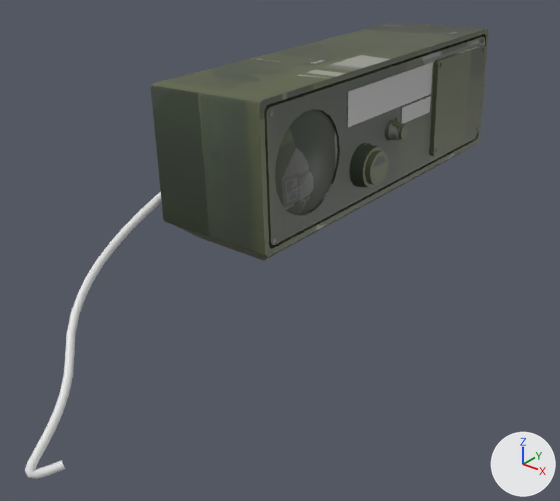
Two versions of the FBX model Assets/_Assets/Models/RadioUnit_01.fbx, one commit apart.
The view is the same before and after, from a 50 mm camera at (8.05, -2.05, 13.92) aimed at (3.31, 3.87, 10.25). Arrows for +X, +Y and +Z are at lower right; the lights stay in place. The picture after the commit comes second. Where no turn or scale is listed for an object, it has been applied to the vertices.

In view in the first picture: 'blankPlate_v1', 'radioCord_v1', 'radioTuner_v1', 'radioVol_v1', 'radio_base_v1'.
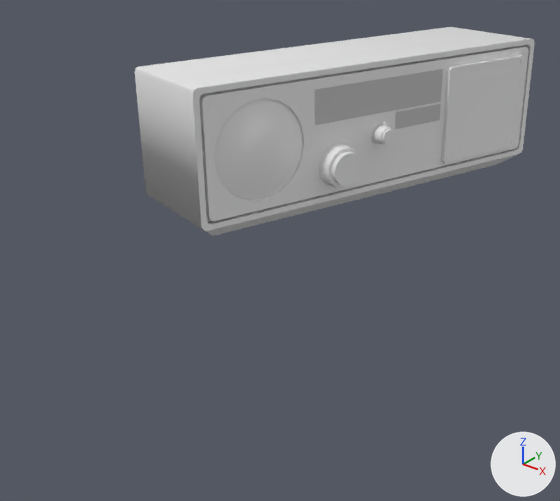
Diff of the bpy script that builds the scene:
```diff
--- a/Assets/_Assets/Models/RadioUnit_01.fbx.py
+++ b/Assets/_Assets/Models/RadioUnit_01.fbx.py
@@ mat_1 @@
+mat_1 = principled_material('1')
+mat_1.base_color = (0.8, 0.8, 0.8)  # white #e7e7e7
@@ me_cylinder_127 @@
 me_cylinder_127.from_pydata(...)  # 110 vertices, 89 faces; spans x -0.139..0.139, y -0.235..0.235, z -0.238..0.238
-me_cylinder_127.materials.append(mat_basemod_color_001)  # picture img_centermonitor_base_base_color_png
@@ me_cylinder_102 @@
 me_cylinder_102.from_pydata(...)  # 148 vertices, 137 faces; spans x -0.052..0.052, y -0.557..0.557, z -0.593..0.593
-me_cylinder_102.materials.append(mat_basemod_color_001)  # picture img_centermonitor_base_base_color_png
@@ me_cube_195 @@
 # used by ob_radio_base_v1; location = (3.38, 5.06, 11.39); rotation_euler = (1.571, 0.0, -3.142), in degrees (90, 0, -180)
-me_cube_195.from_pydata(...)  # 379 vertices, 315 faces; spans x -0.63..0.82, y -0.82..0.82, z -2.21..2.21
-me_cube_195.materials.append(mat_screens_001)  # grey #b5b5b5
+me_cube_195.from_pydata(...)  # 379 vertices, 315 faces; spans x -0.63..0.82, y -0.74..0.82, z -2.21..2.21
+# me_cube_195 part 1: the loose piece of 45 vertices spanning x -0.63..-0.5, y -0.44..0.61, z -2.04..-1.01 is moved by (0.0, 0.04, 0.0)
+# me_cube_195 part 2: 44 of the vertices in x -0.57..-0.49, y -0.42..0.59, z -2.03..-1.02 are moved by (0.0, 0.04, 0.0)
+# me_cube_195 part 3: 16 of the vertices in x -0.57..-0.37, y -0.81..-0.51, z -2.21..-1.99 are moved by (0.0, 0.08, 0.0)
+# me_cube_195 part 4: 16 of the vertices in x -0.58..-0.38, y -0.81..-0.51, z 1.99..2.2 are moved by (0.0, 0.08, 0.0)
+# me_cube_195 part 5: 3 of the vertices in x 0.48..0.77, y -0.82..-0.65, z -2.19..-1.99 are moved by (0.0, 0.08, 0.0)
+# me_cube_195 part 6: all 313 faces that had it switch from mat_basemod_color_001 (picture img_centermonitor_base_base_color_png) to mat_1 (white #e7e7e7)
+# other edits to the shape of me_cube_195 do not show in these pictures
+me_cube_195.materials.append(mat_2)  # grey #bcbcbc
@@ me_cylinder_126 @@
 me_cylinder_126.from_pydata(...)  # 136 vertices, 116 faces; spans x -0.07..0.07, y -0.118..0.118, z -0.101..0.101
-me_cylinder_126.materials.append(mat_basemod_color_001)  # picture img_centermonitor_base_base_color_png
@@ ob_radiovol_v1 @@
 ob_radiovol_v1 = bpy.data.objects.new('radioVol_v1', me_cylinder_127)
-ob_radiovol_v1.location = (4.02, 4.44, 11.2)
-ob_radiovol_v1.rotation_euler = (1.571, 0.0, -3.142)  # degrees (90, 0, -180)
+ob_radiovol_v1.location = (3.81, 4.27, 11.2)
+ob_radiovol_v1.rotation_euler = (1.571, 0.0, 2.809)  # degrees (90, 0, 161)
@@ ob_radiocord_v1 @@
-ob_radiocord_v1 = bpy.data.objects.new('radioCord_v1', me_béziercurve_019)
@@ ob_blankplate_v1 @@
 ob_blankplate_v1 = bpy.data.objects.new('blankPlate_v1', me_cylinder_102)
-ob_blankplate_v1.location = (3.97, 6.49, 11.48)
-ob_blankplate_v1.rotation_euler = (1.571, 0.0, -3.142)  # degrees (90, 0, -180)
+ob_blankplate_v1.location = (4.42, 6.21, 11.5)
+ob_blankplate_v1.rotation_euler = (1.571, 0.0, 2.809)  # degrees (90, 0, 161)
+ob_blankplate_v1.scale = (0.97, 0.97, 0.97)
@@ ob_radio_base_v1 @@
 ob_radio_base_v1 = bpy.data.objects.new('radio_base_v1', me_cube_195)
-ob_radio_base_v1.location = (3.38, 5.06, 11.39)
-ob_radio_base_v1.rotation_euler = (1.571, 0.0, -3.142)  # degrees (90, 0, -180)
+ob_radio_base_v1.location = (3.41, 5.06, 11.39)
+ob_radio_base_v1.rotation_euler = (1.571, 0.0, 2.809)  # degrees (90, 0, 161)
@@ ob_radiotuner_v1 @@
 ob_radiotuner_v1 = bpy.data.objects.new('radioTuner_v1', me_cylinder_126)
-ob_radiotuner_v1.location = (4.04, 4.99, 11.47)
-ob_radiotuner_v1.rotation_euler = (1.571, 0.0, -3.142)  # degrees (90, 0, -180)
+ob_radiotuner_v1.location = (4.0, 4.78, 11.47)
+ob_radiotuner_v1.rotation_euler = (1.571, 0.0, 2.809)  # degrees (90, 0, 161)
```

Where the change shows, as pixel boxes [x1, y1, x2, y2] in the pictures (560 x 501 px; the box of a moved part takes in the faces that stretch with it):
'radio_base_v1', recoloured, reshaped, moved, turned: before [151, 22, 489, 261]; after [135, 27, 535, 236]
'blankPlate_v1', recoloured, moved, turned, rescaled: before [429, 45, 485, 156]; after [441, 55, 525, 163]
'radioCord_v1', deleted: before [25, 191, 162, 479]
'radioVol_v1', recoloured, moved, turned: before [349, 143, 388, 188]; after [318, 143, 363, 188]
'radioTuner_v1', recoloured, moved, turned: before [389, 118, 408, 140]; after [374, 121, 395, 145]
part 1 of me_cube_195, moved or reshaped: before [275, 109, 338, 215]; after [214, 98, 303, 200]
part 2 of me_cube_195, moved or reshaped: before [296, 110, 340, 216]; after [240, 102, 304, 201]
part 3 of me_cube_195, moved or reshaped: before [151, 89, 288, 257]; after [135, 72, 232, 231]
part 4 of me_cube_195, moved or reshaped: before [265, 32, 489, 260]; after [204, 43, 535, 236]
part 5 of me_cube_195, moved or reshaped (mostly hidden afterwards): before [164, 219, 268, 261]; after [152, 197, 203, 230]
part 6 of me_cube_195, recoloured: before [151, 22, 489, 261]; after [135, 27, 535, 236]
